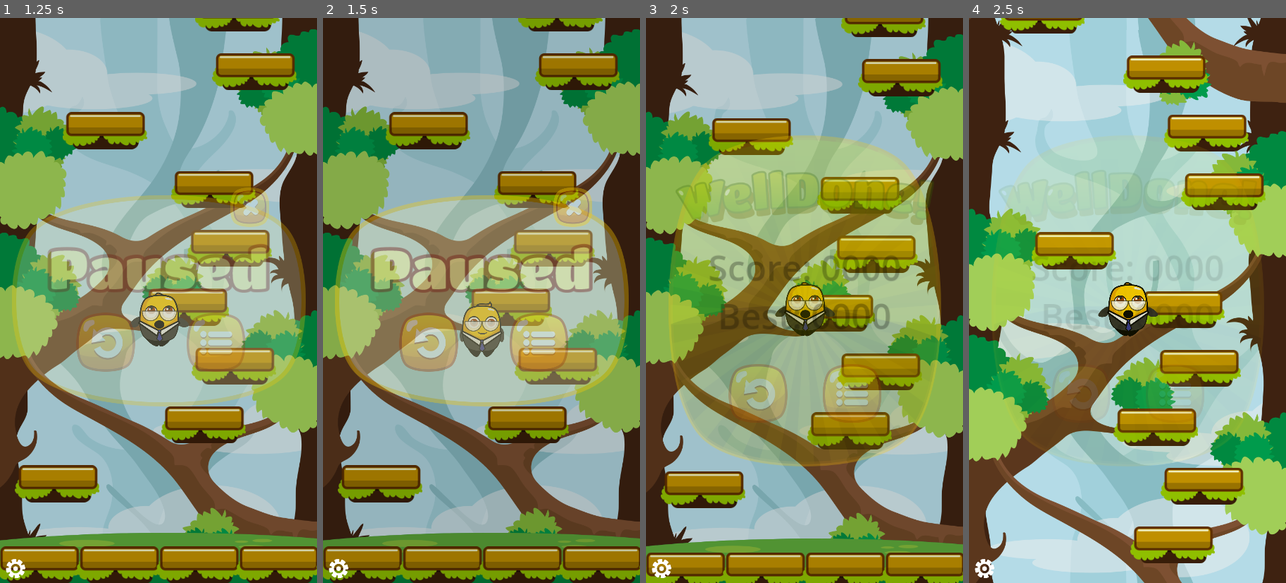
Above: before the commit, frames 1-4 (left to right).
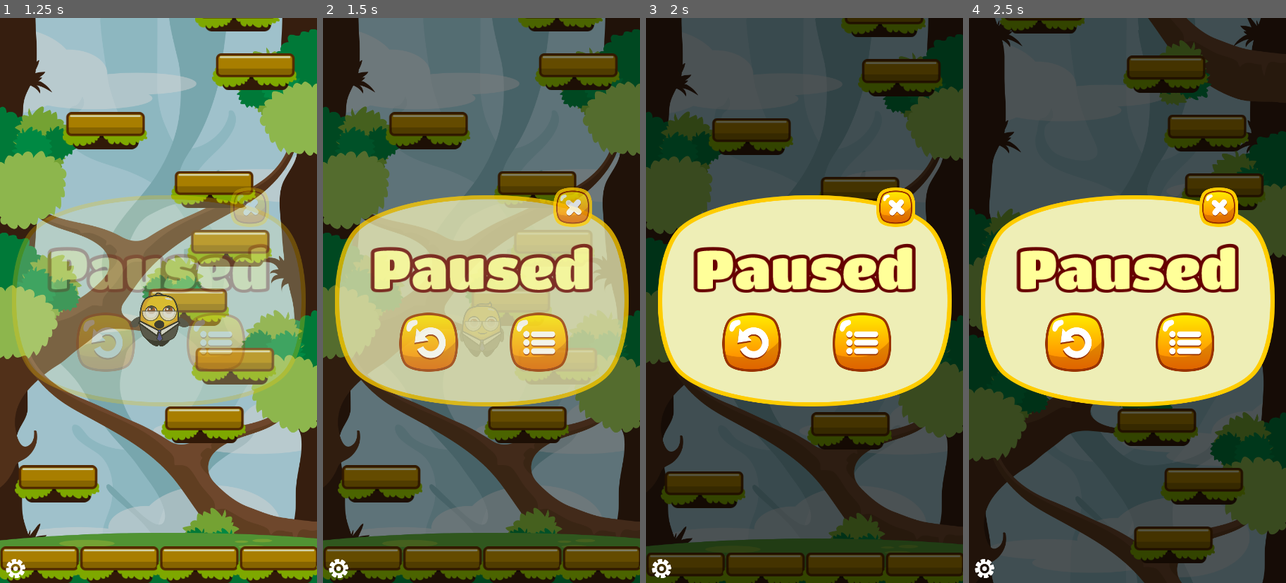
Above: after the commit, the same moments.

Repository: jrenato/jump_jam
Game: Godot game, scene res://Scenes/main.tscn
The game is run twice, just before and just after one commit, with the same random seed, the same clock (stepped at 60 frames per second) and the same inputs.
Inputs (mouse positions are in pixels of both pictures, inside the frame that each line leads up to):
- Up to frame 1 (1.25 s): click (158, 390) at 0.52 s
- Up to frame 2 (1.5 s): click (427, 340) at 1.27 s
- Up to frame 3 (2 s): no input
- Up to frame 4 (2.5 s): click (1079, 390) at 2.02 s

Frame 1 is identical in both runs. In frame 2, 91% of the frame differs, in the area x 0-100%, y 0-100%; in frame 3, 100%; in frame 4, 100%.

Commit message:
Disabling buttons during screen transition

Diff:
--- a/Scripts/base_screen.gd
+++ b/Scripts/base_screen.gd
@@ -4,6 +4,8 @@
 func _ready() -> void:
 	visible = false
 	modulate.a = 0.0
+
+	get_tree().call_group("buttons", "set_disabled", true)
 
 
 func appear() -> Tween:
@@ -14,6 +16,8 @@
 
 
 func disappear() -> Tween:
+	get_tree().call_group("buttons", "set_disabled", true)
+
 	var tween = get_tree().create_tween()
 	tween.tween_property(self, "modulate:a", 0.0, 0.5)
 	return tween
--- a/Scripts/screens.gd
+++ b/Scripts/screens.gd
@@ -61,3 +61,5 @@
 
 	if current_screen:
 		var appear_tween: Tween = current_screen.appear()
+		await(appear_tween.finished)
+		get_tree().call_group("buttons", "set_disabled", false)
